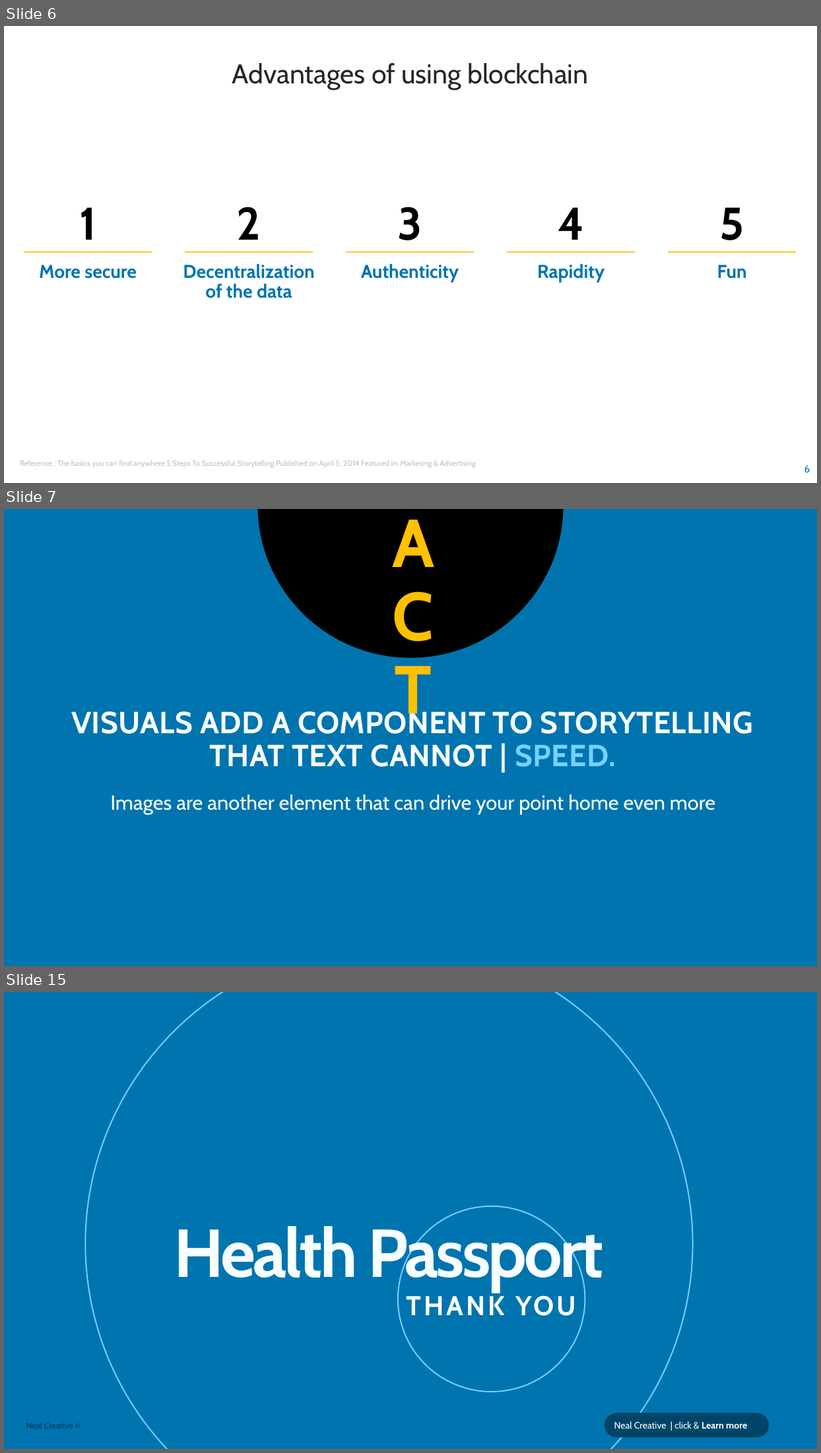
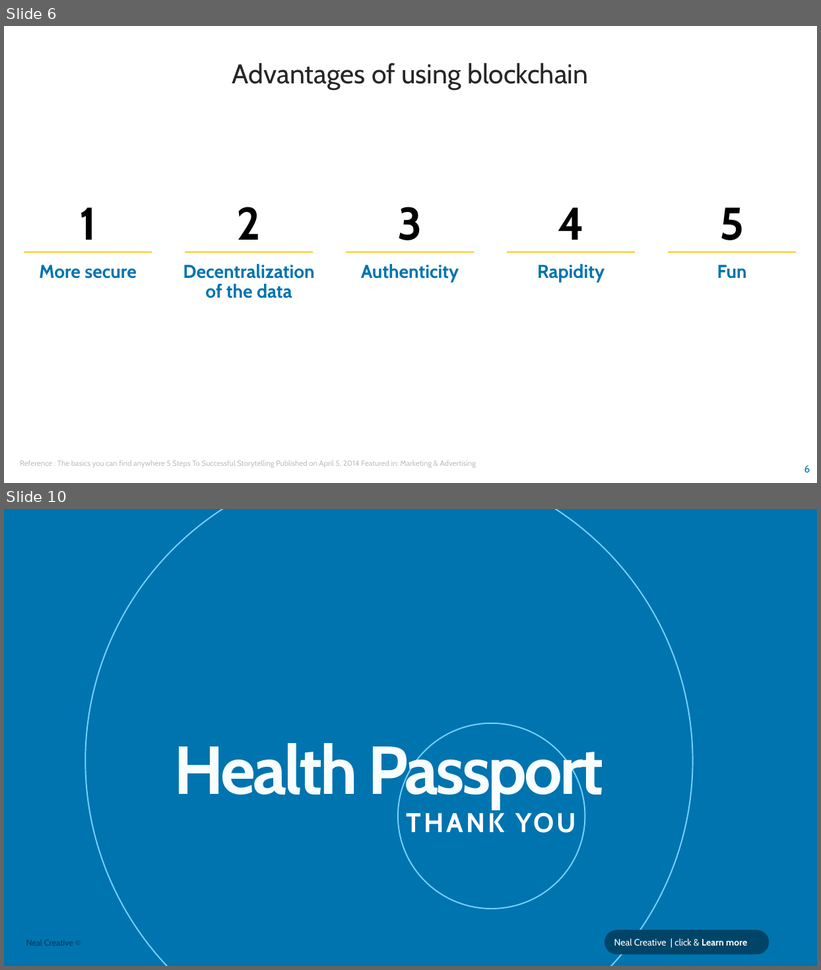
Before and after one commit to amaury-mercier/hackathon_blockchain, a slide deck: Hackathon Blockchain bis.pptx. Shown one above the other, each under a label of ours: slides 6, 7 and 15 before the commit, slides 6 and 10 after it; the slides between them are not shown. The pictures are 821x1453 and 821x970 pixels, drawn with LibreOffice and Linux fonts; fonts in the diff are those of the drawing. Boxes give left, top, right and bottom in pixels: in the first picture for what was removed or moved away, otherwise in the second. Text is boxed around its words. In the diff, an @@ line names an element or a change of style, - is before the commit and + after.

```diff
--- a/Hackathon Blockchain bis.pptx
+++ b/Hackathon Blockchain bis.pptx
@@ slide 7 removed at <box>4,509,817,966</box>, background #0074AF @@
@@ freeform shape removed at <box>257,509,564,658</box> @@
@@ text removed at <box>386,543,440,623</box> @@
-FACT
@@ title removed at <box>71,708,754,767</box> @@
-VISUALS ADD A COMPONENT TO STORYTELLING THAT TEXT CANNOT | SPEED.
@@ text removed at <box>110,795,715,815</box> @@
-Images are another element that can drive your point home even more
@@ what was slide 15 is now slide 10 @@
```
Also in this commit, not shown: 3 slides added, 7 other slides removed.
